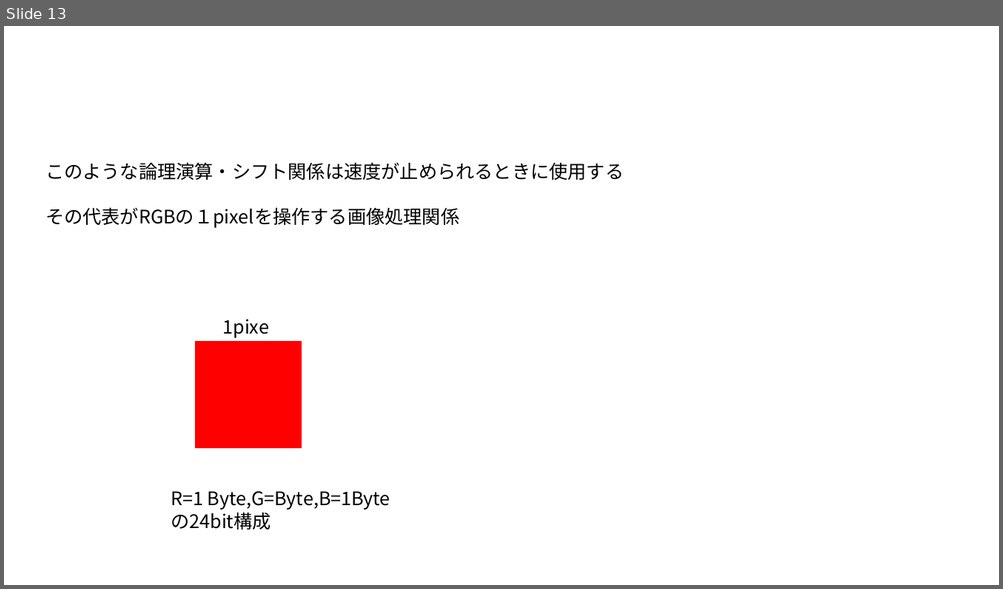
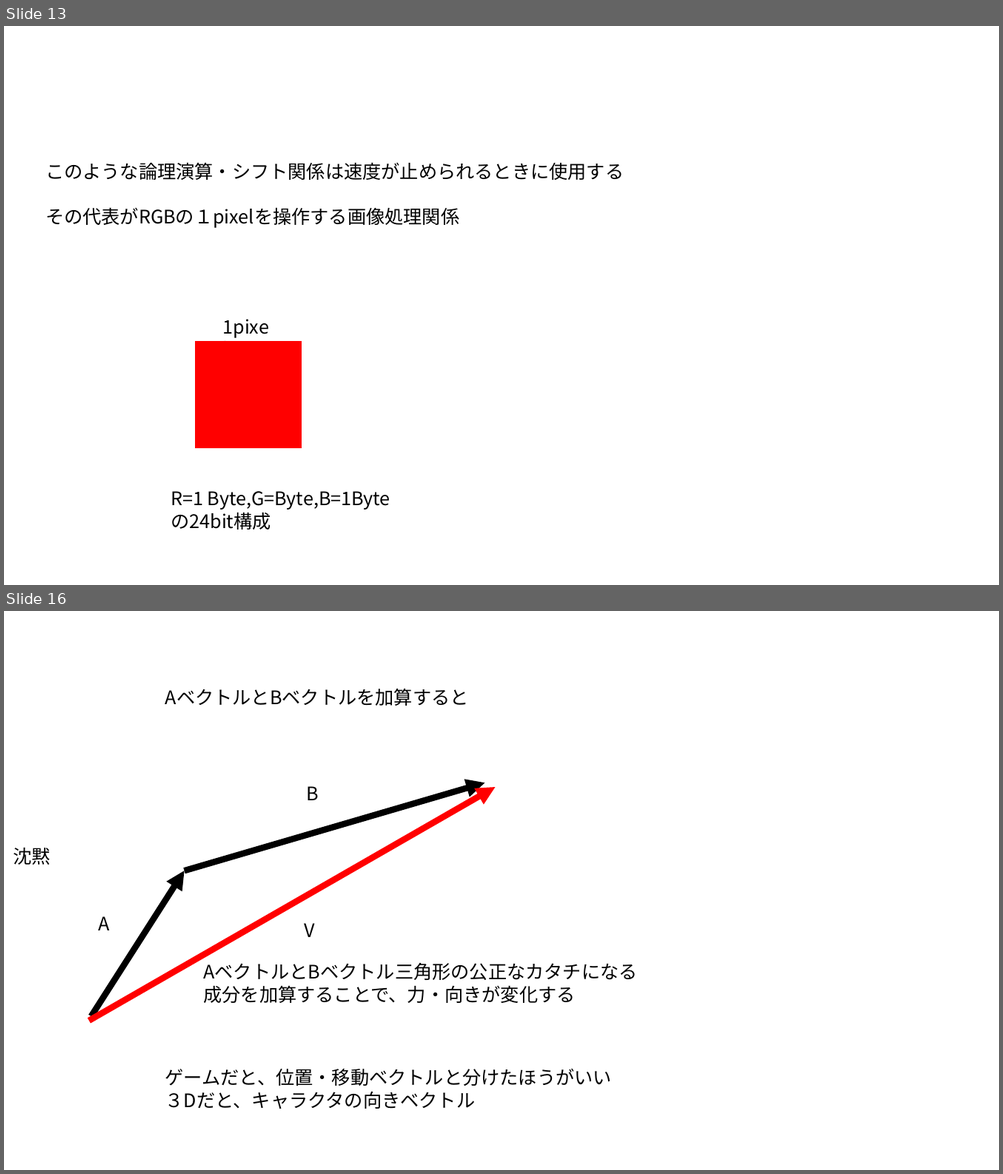
Before and after one commit to UMA729/MySchoolDatas, a slide deck: ゲ数Ⅱ/ゲーム数学.pptx. Shown one above the other, each under a label of ours: slide 13 before the commit, slides 13 and 16 after it; the slides between them are not shown. The pictures are 1003x589 and 1003x1174 pixels, drawn with LibreOffice and Linux fonts; fonts in the diff are those of the drawing. Boxes give left, top, right and bottom in pixels: in the first picture for what was removed or moved away, otherwise in the second. Text is boxed around its words. In the diff, an @@ line names an element or a change of style, - is before the commit and + after.

Commit message:
ゲーム数学で新しくvsプロジェクトを作った

```diff
--- a/ゲ数Ⅱ/ゲーム数学.pptx
+++ b/ゲ数Ⅱ/ゲーム数学.pptx
@@ slide 16 added at (4, 611, 999, 1170), background #FFFFFF @@
@@ text added at (165, 689, 469, 706), 18 pt, text #000000 @@
+AベクトルとBベクトルを加算すると
@@ arrow added from (89, 1022) to (495, 787), #FF0000 6 pt @@
@@ arrow added from (185, 871) to (484, 783), #000000 6 pt @@
@@ text added at (307, 786, 319, 800), 18 pt, text #000000 @@
+B
@@ text added at (13, 847, 50, 865), 18 pt, text #000000 @@
+沈黙
@@ arrow added from (91, 1017) to (185, 871), #000000 6 pt @@
@@ text added at (99, 917, 110, 931), 18 pt, text #000000 @@
+A
@@ text added at (304, 923, 315, 937), 18 pt, text #000000 @@
+V
@@ text added at (203, 963, 637, 1003), 18 pt, text #000000 @@
+AベクトルとBベクトル三角形の公正なカタチになる
+成分を加算することで、力・向きが変化する
@@ text added at (165, 1069, 612, 1109), 18 pt, text #000000 @@
+ゲームだと、位置・移動ベクトルと分けたほうがいい
+３Dだと、キャラクタの向きベクトル
```
Also in this commit, not shown: 5 other slides added, 17 other files.
